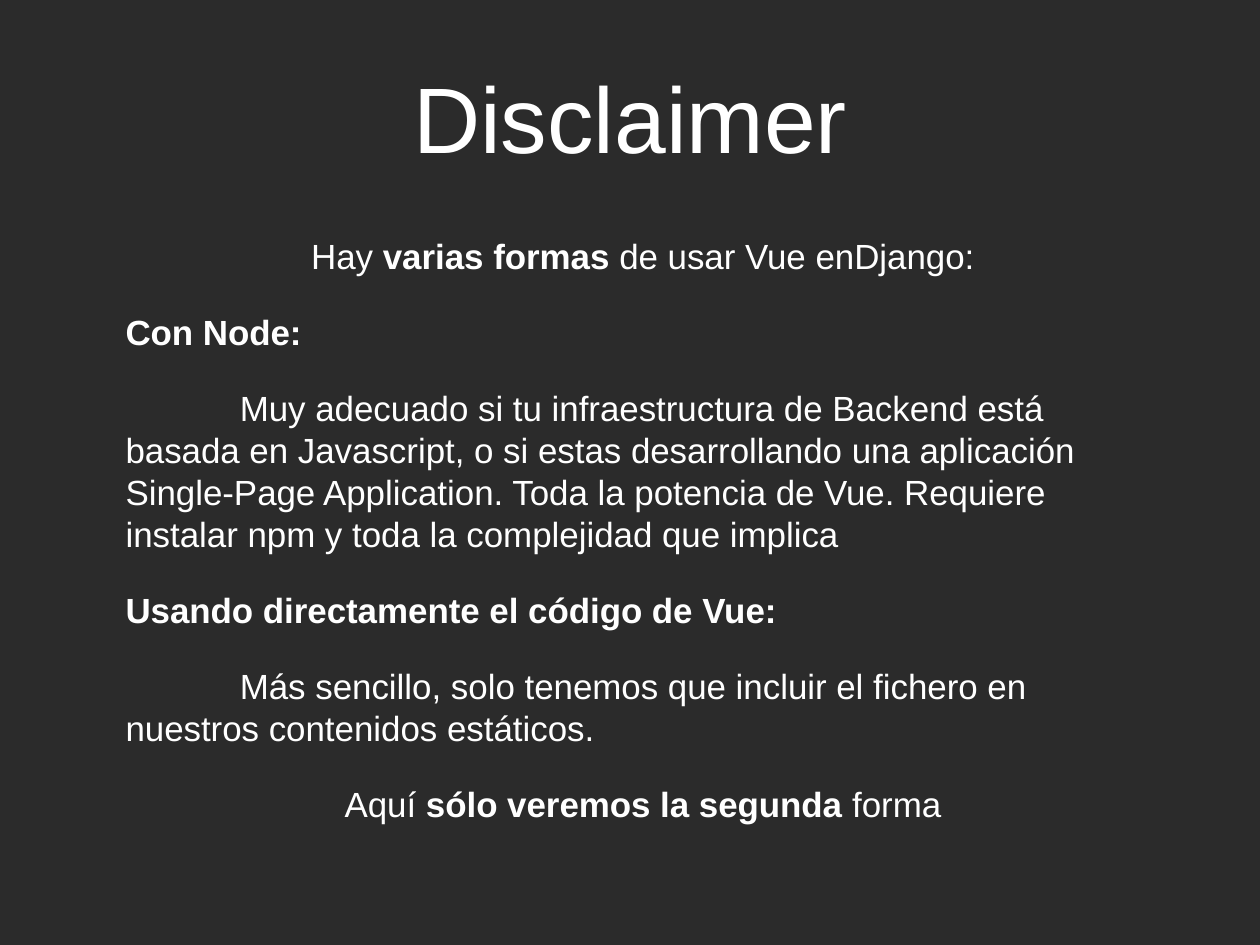
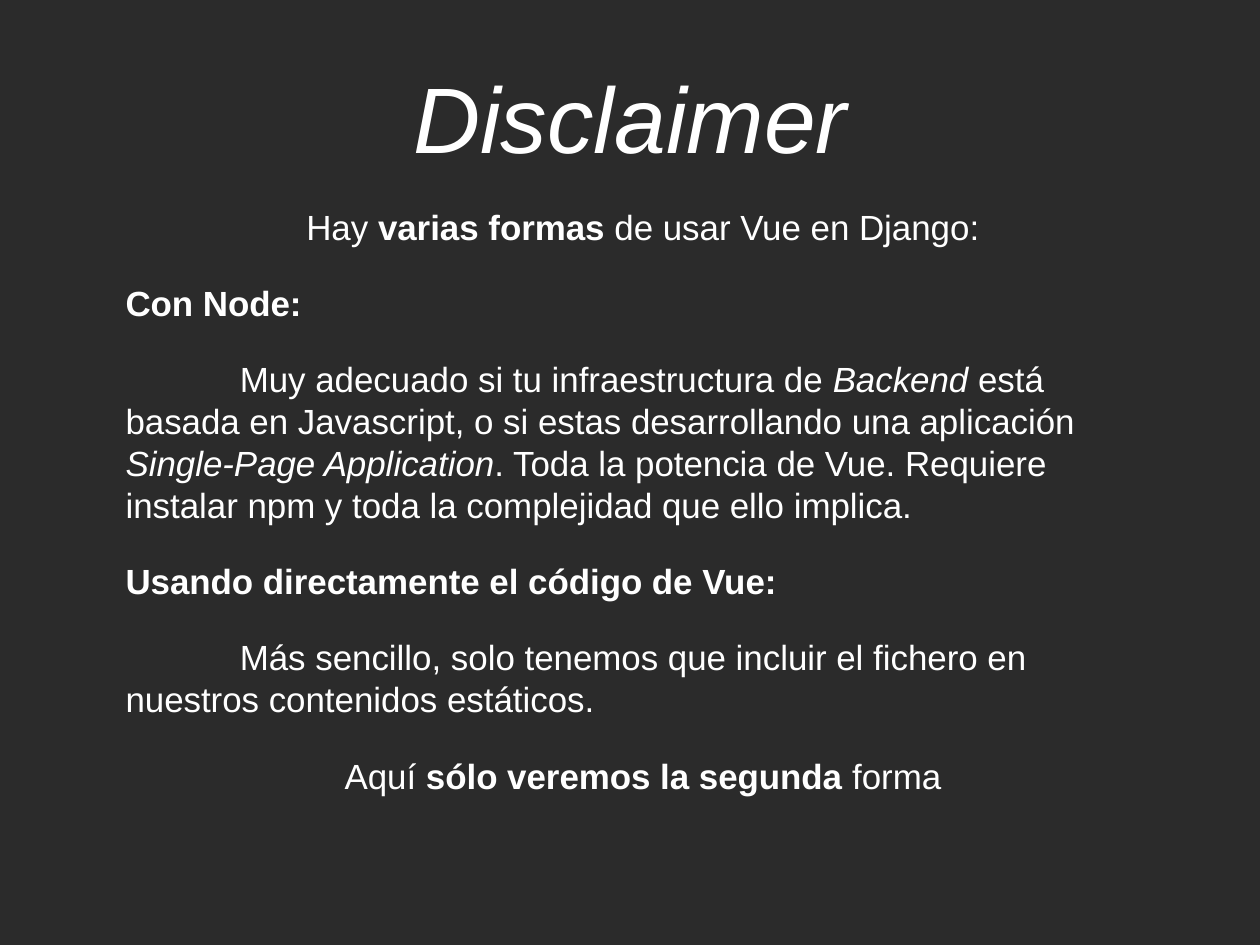
Before and after one commit to euribates/Django-Vue, a slide deck: slide 6 of presentacion/presentacion-django-vue.odp. Drawn at 1260x945 pixels with LibreOffice and Linux fonts; fonts in the diff are those of the drawing; background and template pictures are left out; a plain dark background stands for a picture behind light text. Boxes give left, top, right and bottom in pixels: in the first picture for what was removed or moved away, otherwise in the second. Text is boxed around its words. In the diff, an @@ line names an element or a change of style, - is before the commit and + after.

```diff
--- a/presentacion/presentacion-django-vue.odp
+++ b/presentacion/presentacion-django-vue.odp
@@ title "Disclaimer" at [413, 85, 847, 154]: italic on @@
@@ text "Hay varias formas de usar ...": place and size @@
-text "Hay varias formas de usar ..." at [126, 243, 1075, 824]
+text "Hay varias formas de usar ..." at [126, 214, 1075, 795]
@@ text at [306, 214, 979, 247]: spaces changed @@
-Hay varias formas de usar Vue enDjango:
+Hay varias formas de usar Vue en Django:
@@ text at [126, 366, 1075, 525]: text changed @@
-Muy adecuado si tu infraestructura de Backend está basada en Javascript, o si estas desarrollando una aplicación Single-Page Application. Toda la potencia de Vue. Requiere instalar npm y toda la complejidad que implica
+Muy adecuado si tu infraestructura de Backend está basada en Javascript, o si estas desarrollando una aplicación Single-Page Application. Toda la potencia de Vue. Requiere instalar npm y toda la complejidad que ello implica.
```
Also in this commit, not shown: 2 other slides changed, 9 slides added, 1 other file.
